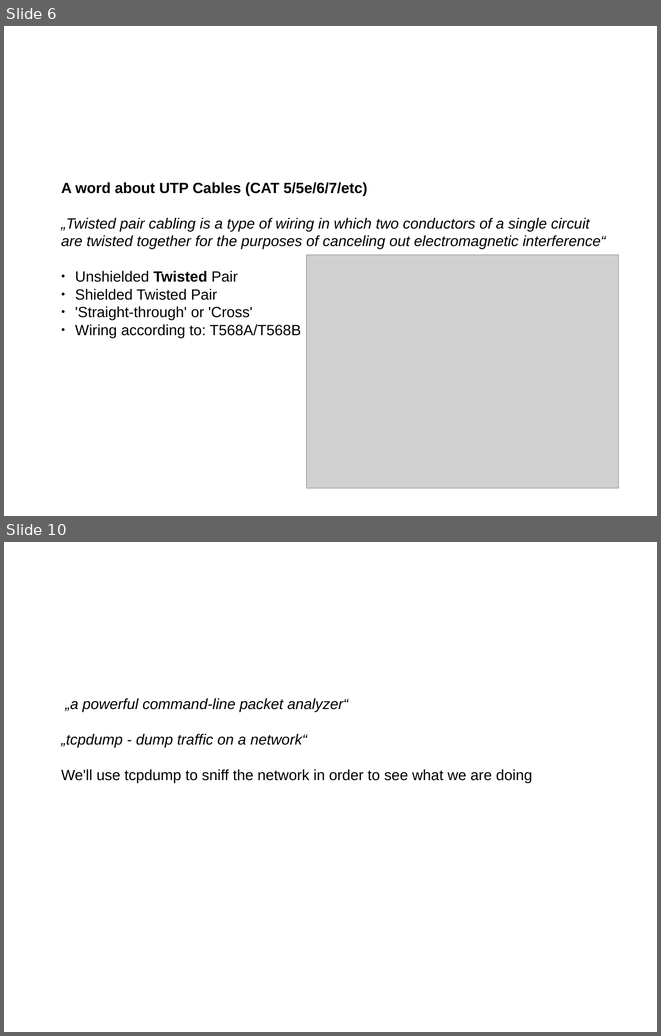
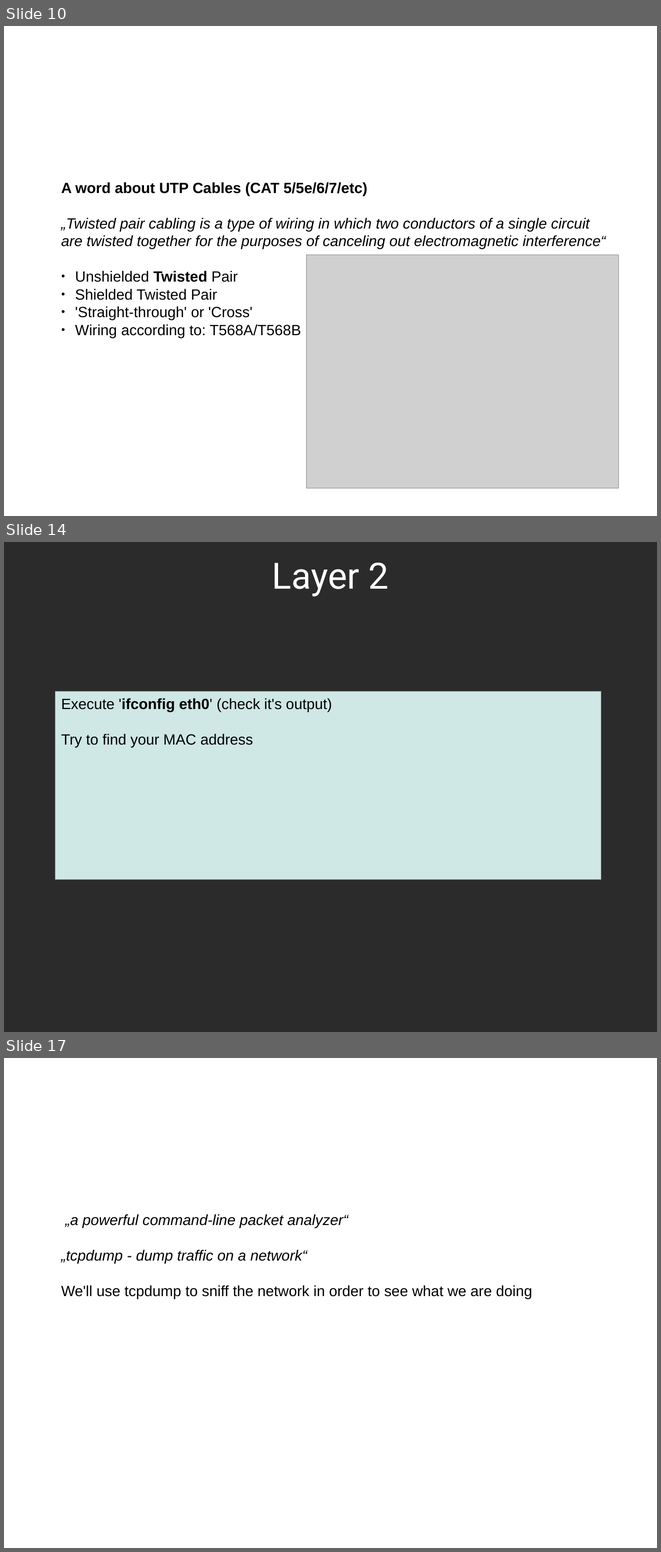
Before and after one commit to sphaero/workshops, a slide deck: Networking/presentation.odp. Shown one above the other, each under a label of ours: slides 6 and 10 before the commit, slides 10, 14 and 17 after it; the slides between them are not shown. The pictures are 661x1036 and 661x1552 pixels, drawn with LibreOffice and Linux fonts; fonts in the diff are those of the drawing; grey boxes stand for pictures; background and template pictures are left out; a plain dark background stands for a picture behind light text. Boxes give left, top, right and bottom in pixels: in the first picture for what was removed or moved away, otherwise in the second. Text is boxed around its words. In the diff, an @@ line names an element or a change of style, - is before the commit and + after.

```diff
--- a/Networking/presentation.odp
+++ b/Networking/presentation.odp
@@ slide 14 added at (x1=4, y1=542, x2=657, y2=1032), background picture (left out) @@
@@ title added at (x1=272, y1=562, x2=388, y2=597), 44 pt, text #FFFFFF @@
+Layer 2
@@ rectangle added at (x1=55, y1=691, x2=601, y2=880), fill #CFE7E5, outline #808080 0 pt, 18 pt, text #000000 @@
+Execute 'ifconfig eth0' (check it's output)
+Try to find your MAC address
@@ what was slide 6 is now slide 10 @@
@@ what was slide 10 is now slide 17 @@
```
Also in this commit, not shown: 8 slides changed, 10 other slides added, 2 slides removed.
